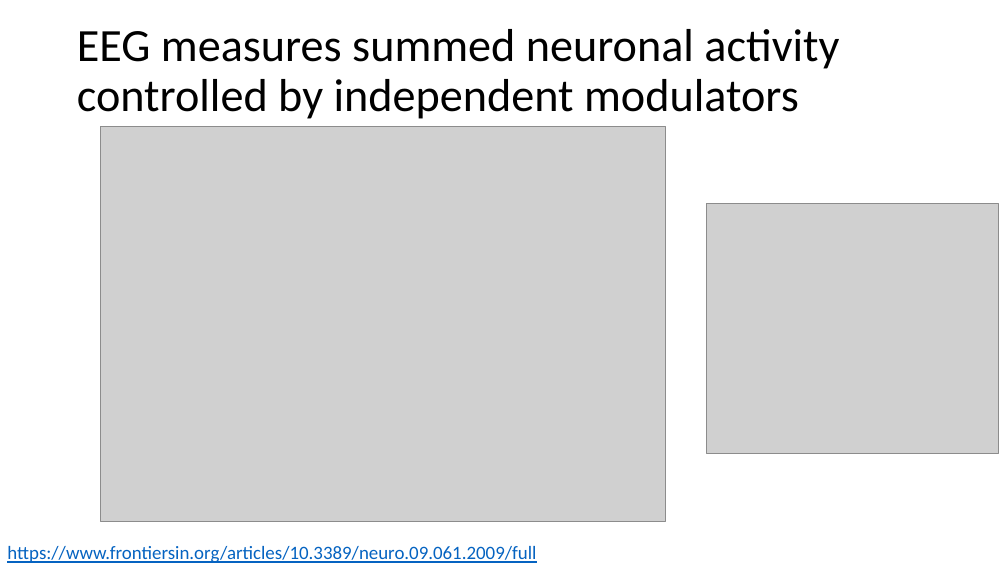
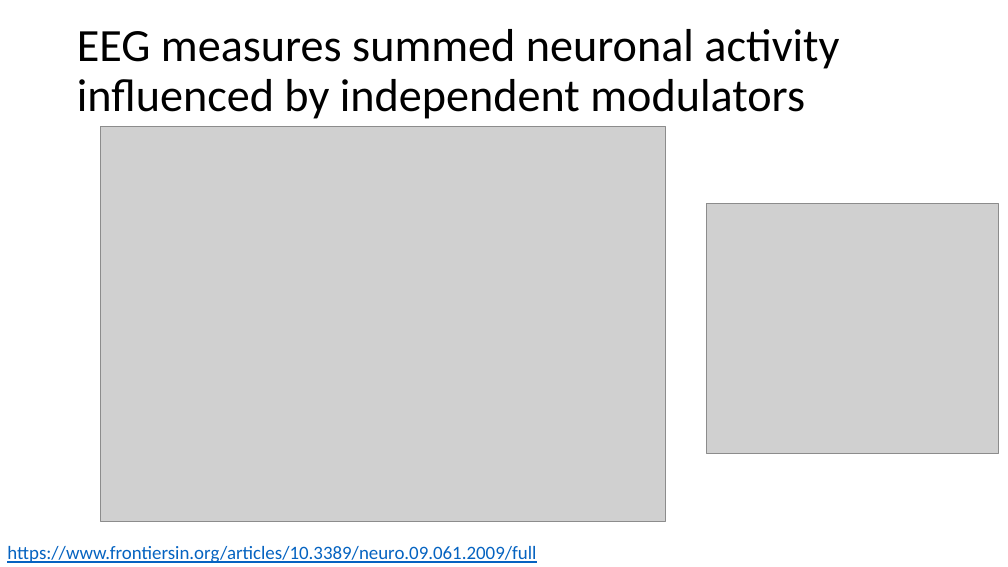
Before and after one commit to russellu/cs405, a slide deck: slide 26 of Lecture_16.pptx (slide 25 before the commit). Drawn at 1008x567 pixels with LibreOffice and Linux fonts; fonts in the diff are those of the drawing; grey boxes stand for pictures. Boxes give left, top, right and bottom in pixels: in the first picture for what was removed or moved away, otherwise in the second. Text is boxed around its words. In the diff, an @@ line names an element or a change of style, - is before the commit and + after.

Commit message:
add

```diff
--- a/Lecture_16.pptx
+++ b/Lecture_16.pptx
@@ title at [77, 29, 839, 119]: text changed @@
-EEG measures summed neuronal activity controlled by independent modulators
+EEG measures summed neuronal activity influenced by independent modulators
```
Also in this commit, not shown: 7 other slides changed, 1 slide added.
